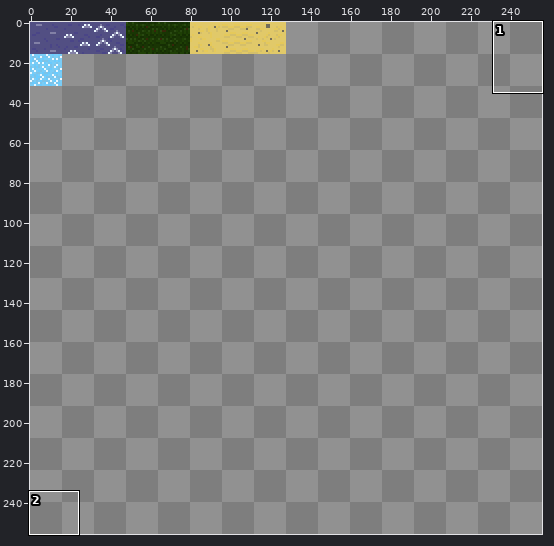
Two versions of one sprite sheet, data/textures/tiles.png. The first picture is a wide view before the edit; the outline marks the close-up.
Close-up. Before the edit:
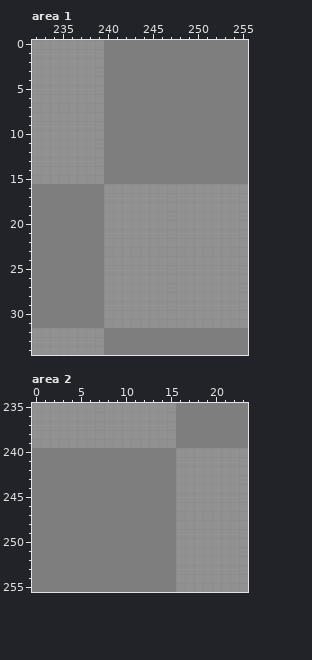
The file is 256x256 pixels. Colours within 5 levels of each other are drawn and written as one. Shown: area 1: x 232..255, y 0..34; area 2: x 0..23, y 235..255. The commit also changed other parts of the picture, which this record leaves out.
After:
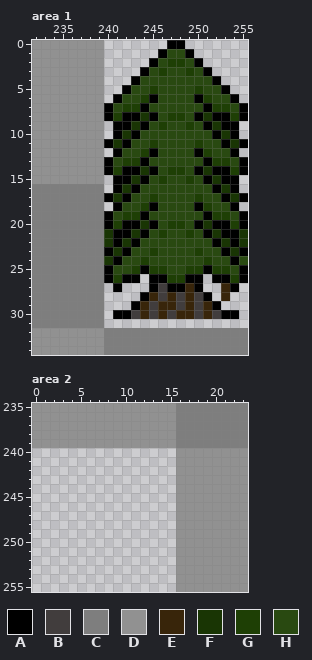
Palette (. is transparent): A #000000  B #413d3d  C #7e7e7e  D #919191  E #38250a  F #193504  G #1e3f05  H #294911
Edits made:
Area 1:
y 0: x 240..255 CCCCCCCCCCCCCCCC -> .......AA.......
y 1: x 240..255 CCCCCCCCCCCCCCCC -> ......AHHA......
y 2: x 240..255 CCCCCCCCCCCCCCCC -> .....AHGGHA.....
y 3: x 240..255 CCCCCCCCCCCCCCCC -> ....AHGHHGHA....
y 4: x 240..255 CCCCCCCCCCCCCCCC -> ...AHHHHHHHHA...
y 5: x 240..255 CCCCCCCCCCCCCCCC -> ..AHHGHHHHGHHA..
y 6: x 240..255 CCCCCCCCCCCCCCCC -> .AHHGAHHHHAGHHA.
y 7: x 240..255 CCCCCCCCCCCCCCCC -> AHGGAHHHHHHAGGHA
y 8: x 240..255 CCCCCCCCCCCCCCCC -> AGAAFAHGGHAFAAGA
y 9: x 240..255 CCCCCCCCCCCCCCCC -> .AAFAHGHHGHAFAA.
y 10: x 240..255 CCCCCCCCCCCCCCCC -> .AFAHHHHHHHHAFA.
y 11: x 240..255 CCCCCCCCCCCCCCCC -> AFAHHGHHHHGHHAFA
y 12: x 240..255 CCCCCCCCCCCCCCCC -> .AHHGAHHHHAGHHA.
y 13: x 240..255 CCCCCCCCCCCCCCCC -> AHGGAHHHHHHAGGHA
y 14: x 240..255 CCCCCCCCCCCCCCCC -> AGAAFAHGGHAFAAGA
y 15: x 240..255 CCCCCCCCCCCCCCCC -> .AAFAHGHHGHAFAA.
y 16: x 240..255 DDDDDDDDDDDDDDDD -> .AFAHHHHHHHHAFA.
y 17: x 240..255 DDDDDDDDDDDDDDDD -> AFAHHGHHHHGHHAFA
y 18: x 240..255 DDDDDDDDDDDDDDDD -> .AHHGAHHHHAGHHA.
y 19: x 240..255 DDDDDDDDDDDDDDDD -> AHGGAHHHHHHAGGHA
y 20: x 240..255 DDDDDDDDDDDDDDDD -> AGAAFAHGGHAFAAGA
y 21: x 240..255 DDDDDDDDDDDDDDDD -> FAAFAHGHHGHAFAAF
y 22: x 240..255 DDDDDDDDDDDDDDDD -> FAFAHHHHHHHHAFAF
y 23: x 240..255 DDDDDDDDDDDDDDDD -> AFAHHGHHHHGHHAFA
y 24: x 240..255 DDDDDDDDDDDDDDDD -> FAHHGHHHHHHGHHAH
y 25: x 240..255 DDDDDDDDDDDDDDDD -> AHHGAGGHHGGAGGHA
y 26: x 240..255 DDDDDDDDDDDDDDDD -> AGAA.AAGGAA.AAGA
y 27: x 240..255 DDDDDDDDDDDDDDDD -> .A...ABAAEA..EA.
y 28: x 240..255 DDDDDDDDDDDDDDDD -> ....AEBEBEBA.E..
y 29: x 240..255 DDDDDDDDDDDDDDDD -> ...AEBEEBEBEA...
y 30: x 240..255 DDDDDDDDDDDDDDDD -> .AABEBEBEEBEBAA.
y 31: x 240..255 DDDDDDDDDDDDDDDD -> ................
Area 2:
y 240..255: x 0..15 CCCCCCCCCCCCCCCC -> ................
Boxes around the changes in both close-ups, in picture pixels (x1, y1, x2, y2):
changed: (104, 40, 248, 328)
erased: (32, 448, 176, 592)
